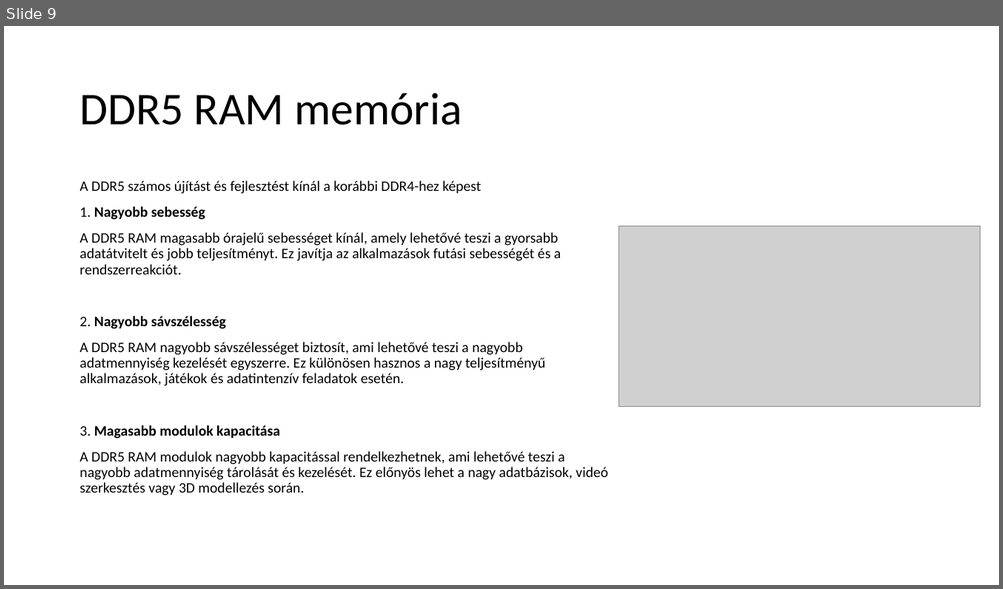
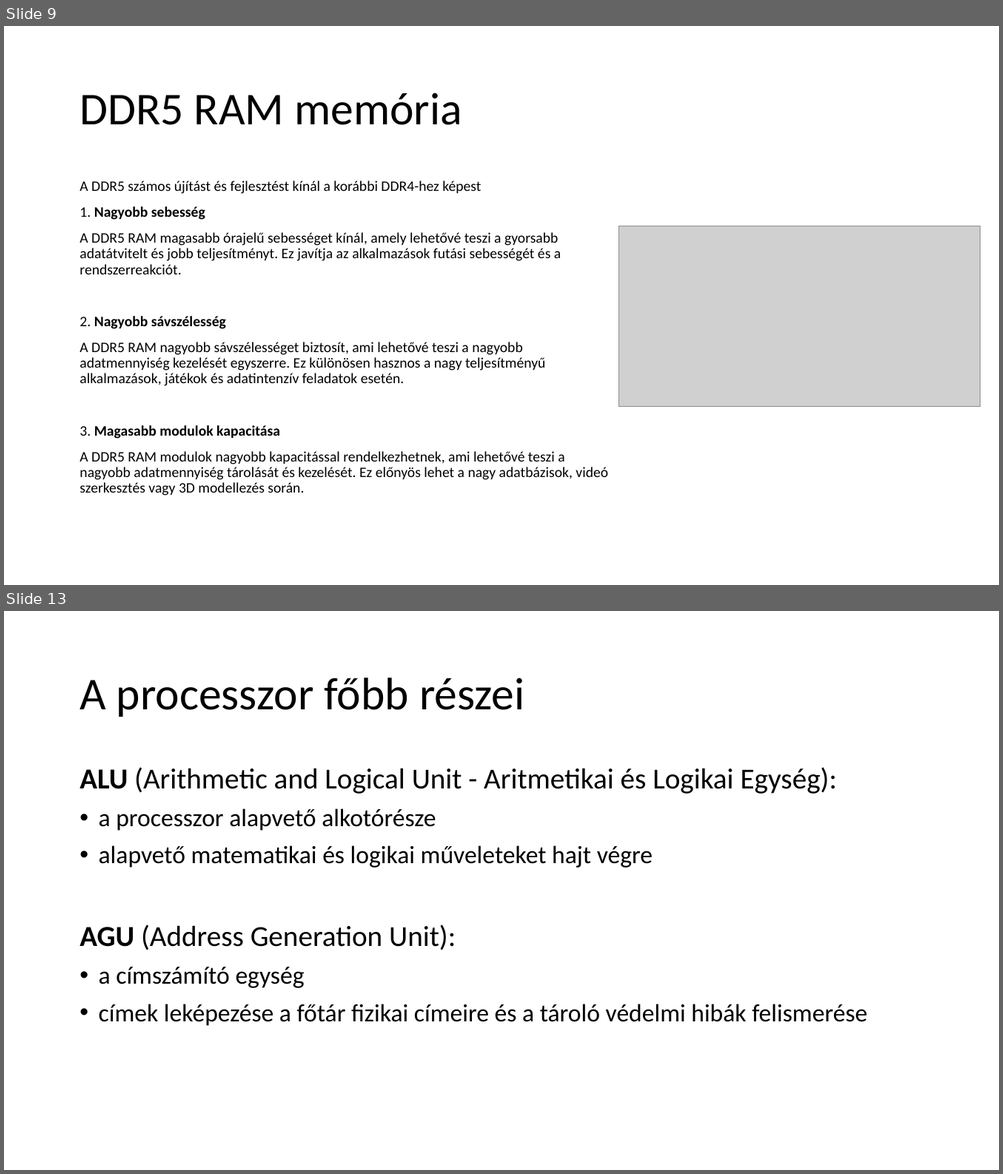
Before and after one commit to OsziMisi/Jozsika, a slide deck: Puritánppt.pptx. Shown one above the other, each under a label of ours: slide 9 before the commit, slides 9 and 13 after it; the slides between them are not shown. The pictures are 1003x589 and 1003x1174 pixels, drawn with LibreOffice and Linux fonts; fonts in the diff are those of the drawing; grey boxes stand for pictures. Boxes give left, top, right and bottom in pixels: in the first picture for what was removed or moved away, otherwise in the second. Text is boxed around its words. In the diff, an @@ line names an element or a change of style, - is before the commit and + after.

Commit message:
puritán ppt kiegészítése (processzor)

```diff
--- a/Puritánppt.pptx
+++ b/Puritánppt.pptx
@@ slide 13 added at <box>4,611,999,1170</box>, background #FFFFFF @@
@@ title added at <box>79,678,525,717</box>, 44 pt, text #000000 @@
+A processzor főbb részei
@@ text added at <box>79,767,867,1026</box>, 24 pt, text #000000 @@
+ALU (Arithmetic and Logical Unit - Aritmetikai és Logikai Egység):
+• a processzor alapvető alkotórésze
+• alapvető matematikai és logikai műveleteket hajt végre
+AGU (Address Generation Unit):
+• a címszámító egység
+• címek leképezése a főtár fizikai címeire és a tároló védelmi hibák felismerése
```
Also in this commit, not shown: 1 slide changed, 5 other slides added.
